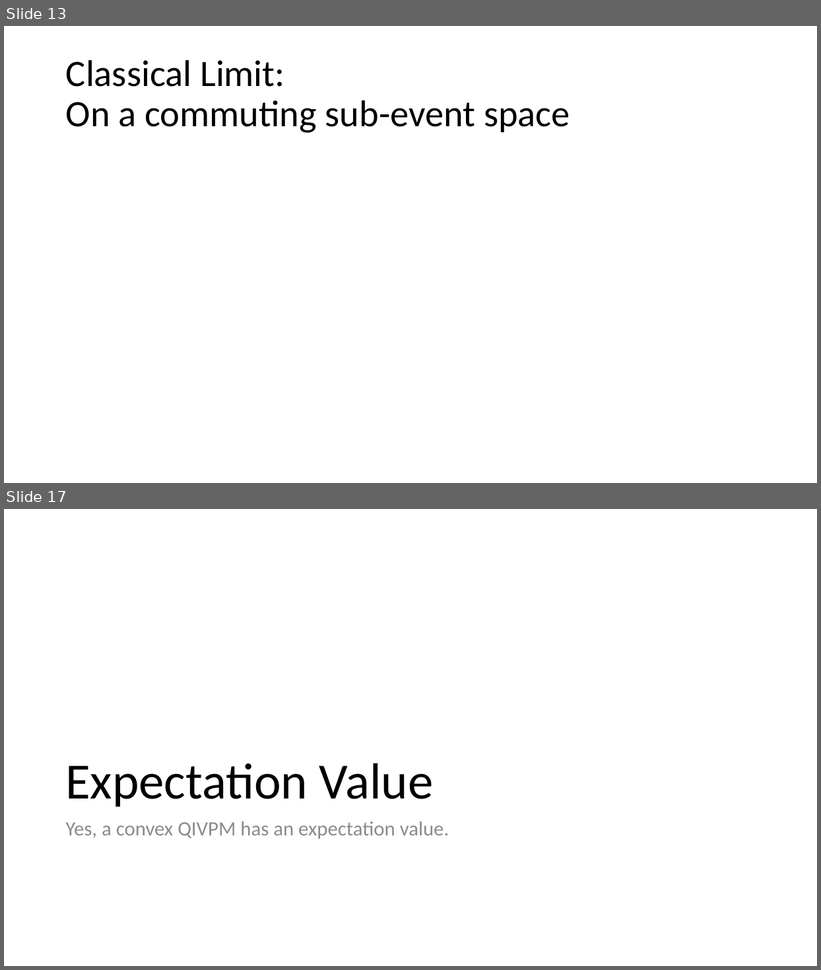
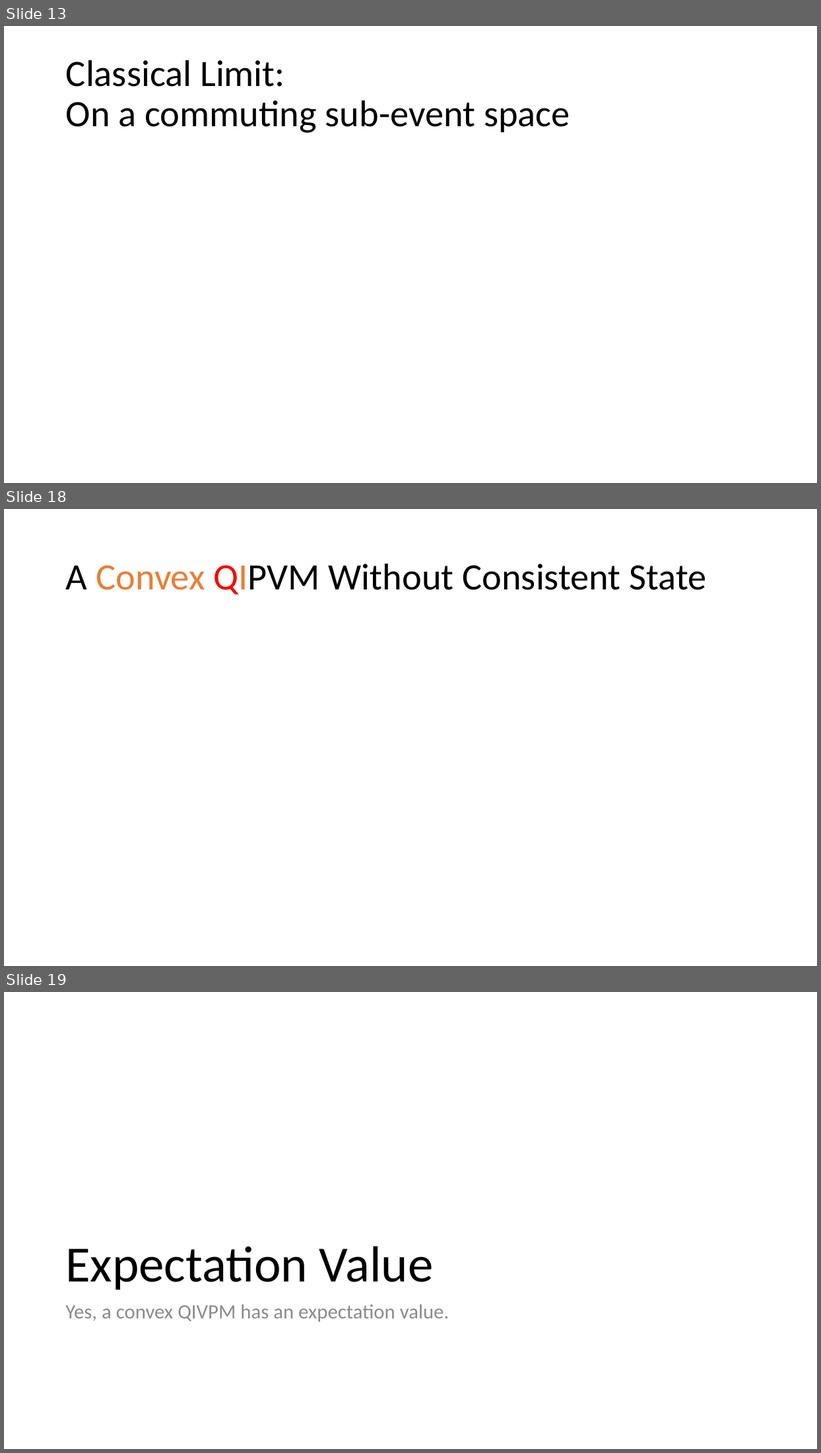
Before and after one commit to yuttai/Contextuality-and-Nonlocality-in-Discrete-Quantum-Theory, a slide deck: prop_letter.pptx. Shown one above the other, each under a label of ours: slides 13 and 17 before the commit, slides 13, 18 and 19 after it; the slides between them are not shown. The pictures are 821x970 and 821x1453 pixels, drawn with LibreOffice and Linux fonts; fonts in the diff are those of the drawing; grey boxes stand for pictures. Boxes give left, top, right and bottom in pixels: in the first picture for what was removed or moved away, otherwise in the second. Text is boxed around its words. In the diff, an @@ line names an element or a change of style, - is before the commit and + after.

```diff
--- a/prop_letter.pptx
+++ b/prop_letter.pptx
@@ slide 18 added at (4,509,817,966), background #FFFFFF @@
@@ title added at (66,563,707,595), 44 pt, text #000000 @@
+A Convex QIPVM Without Consistent State
@@ what was slide 17 is now slide 19 @@
```
Also in this commit, not shown: 7 slides changed, 1 other slide added.
